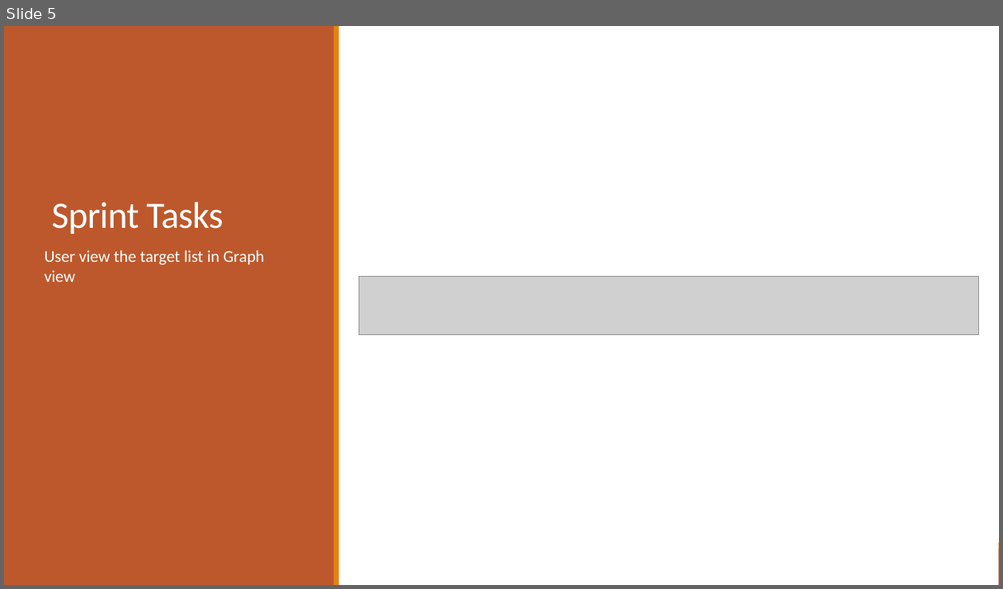
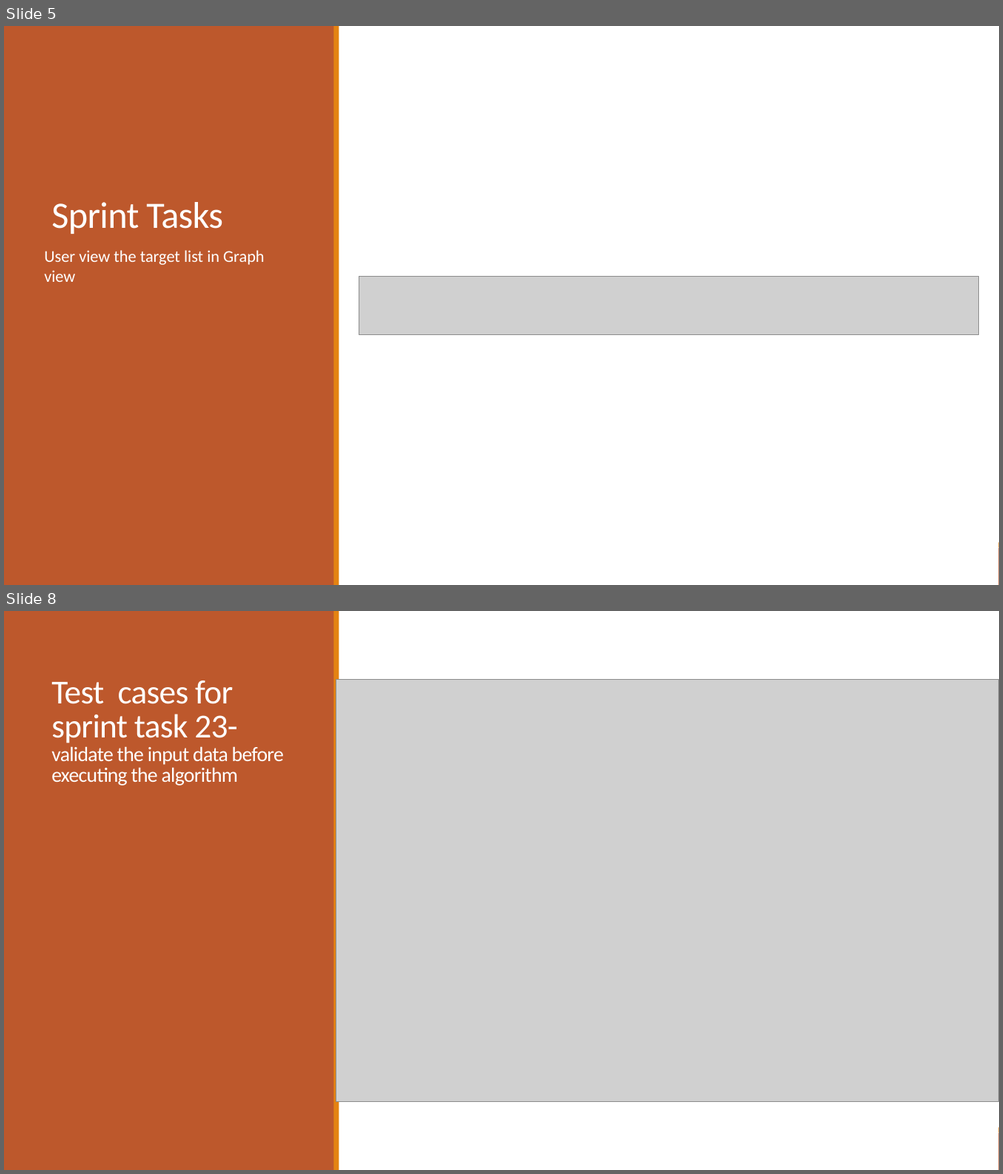
Before and after one commit to 2012215434/CS744, a slide deck: documents/set4/Presentation4.pptx. Shown one above the other, each under a label of ours: slide 5 before the commit, slides 5 and 8 after it; the slides between them are not shown. The pictures are 1003x589 and 1003x1174 pixels, drawn with LibreOffice and Linux fonts; fonts in the diff are those of the drawing; grey boxes stand for pictures. Boxes give left, top, right and bottom in pixels: in the first picture for what was removed or moved away, otherwise in the second. Text is boxed around its words. In the diff, an @@ line names an element or a change of style, - is before the commit and + after.

Commit message:
add test cases part

```diff
--- a/documents/set4/Presentation4.pptx
+++ b/documents/set4/Presentation4.pptx
@@ slide 8 added at (x1=4, y1=611, x2=999, y2=1170), background #FFFFFF; not listed: 2 template elements that a slide beside it also shows @@
@@ rectangle added at (x1=4, y1=611, x2=999, y2=1170), fill #FFFFFF @@
@@ rectangle added at (x1=4, y1=611, x2=335, y2=1170), fill #BD582C @@
@@ rectangle added at (x1=334, y1=611, x2=339, y2=1170), fill #E48312 @@
@@ title added at (x1=51, y1=681, x2=284, y2=786), 19.8 pt, text #FFFFFF @@
+Test cases for
+sprint task 23- validate the input data before executing the algorithm
@@ picture added at (x1=336, y1=680, x2=999, y2=1102) @@
```
Also in this commit, not shown: 1 slide changed, 2 other slides added, 2 other files.
